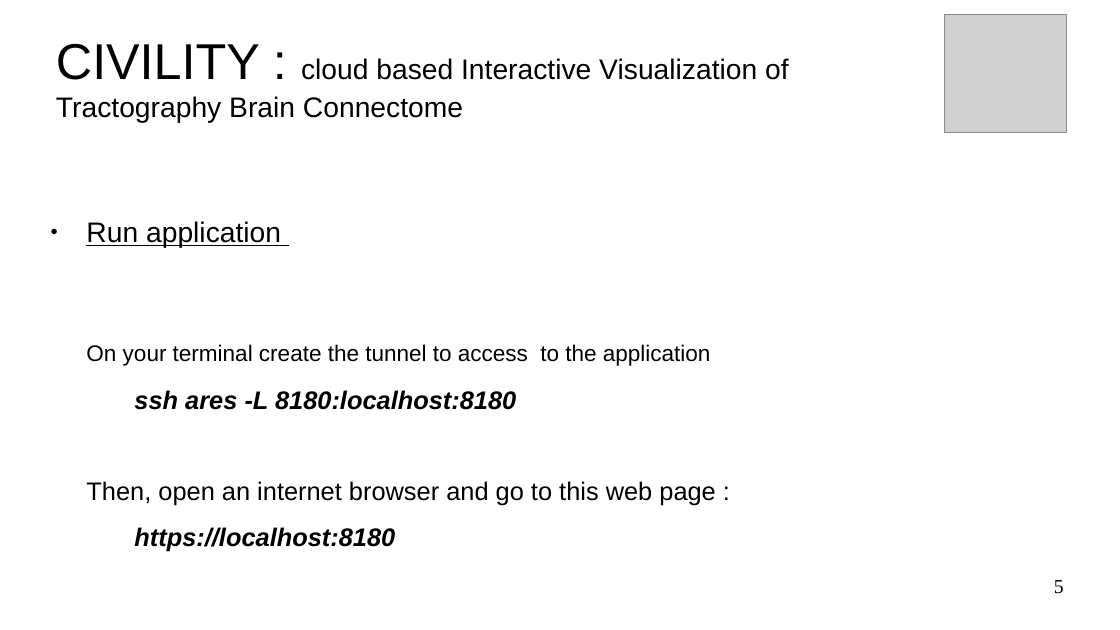
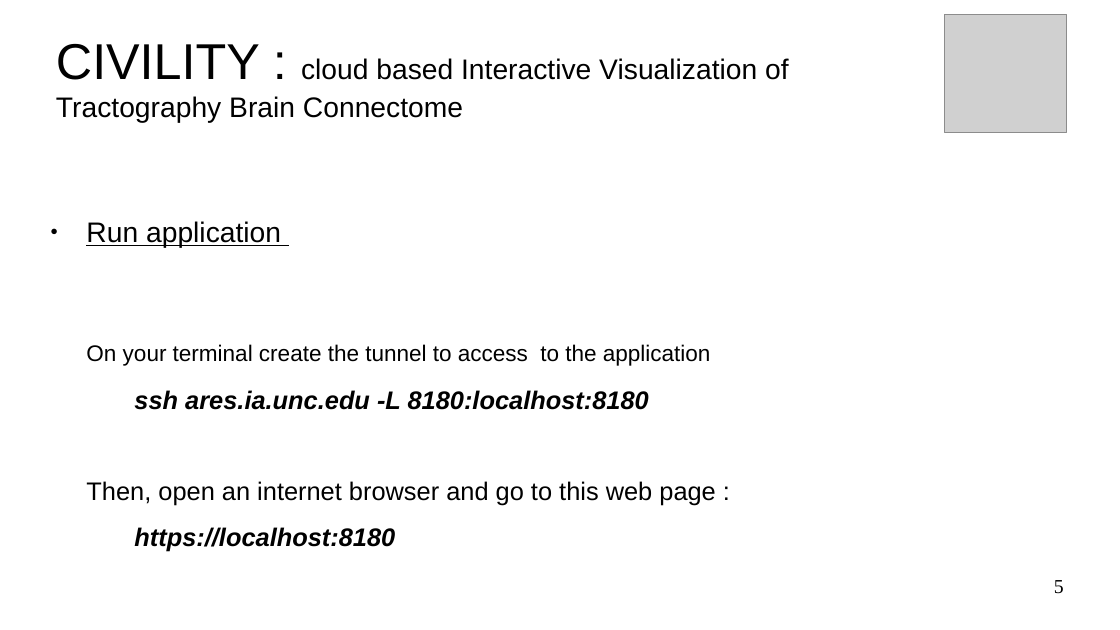
Before and after one commit to NIRALUser/CIVILITY, a slide deck: slide 5 of Documentation/tutoBrainTractographyApp.odp. Drawn at 1120x630 pixels with LibreOffice and Linux fonts; fonts in the diff are those of the drawing; grey boxes stand for pictures; background and template pictures are left out. Boxes give left, top, right and bottom in pixels: in the first picture for what was removed or moved away, otherwise in the second. Text is boxed around its words. In the diff, an @@ line names an element or a change of style, - is before the commit and + after.

```diff
--- a/Documentation/tutoBrainTractographyApp.odp
+++ b/Documentation/tutoBrainTractographyApp.odp
@@ text at box(134, 390, 649, 410): text changed @@
-  ssh ares -L 8180:localhost:8180
+  ssh ares.ia.unc.edu -L 8180:localhost:8180
```
Also in this commit, not shown: 5 other slides changed, 1 slide added, 2 slides removed, 1 other file.
